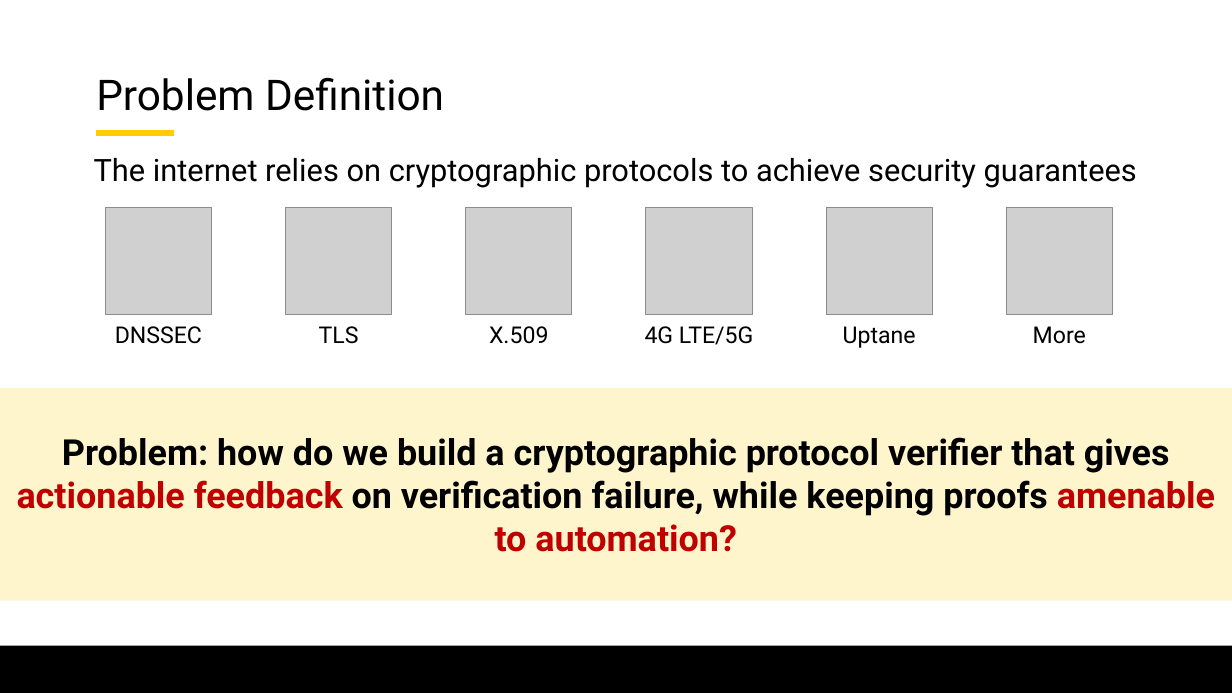
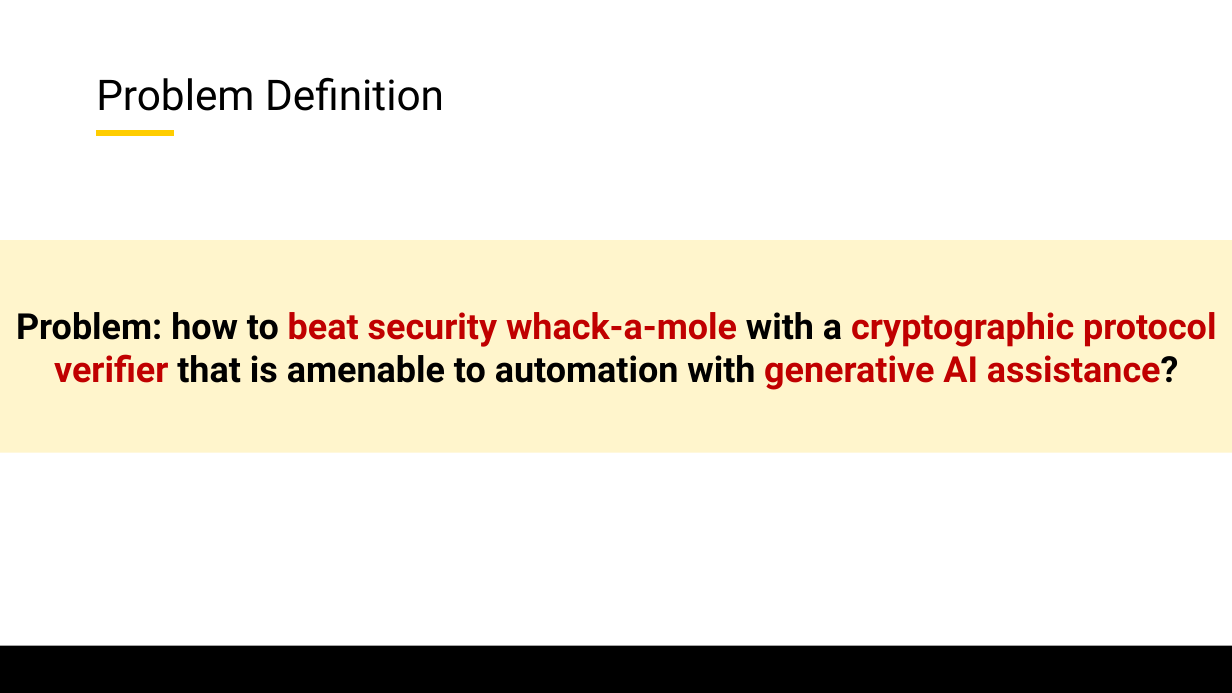
Before and after one commit to lorchrob/graduate_research_symposium, a slide deck: slide 10 of symposium_slides.pptx (slide 4 before the commit). Drawn at 1232x693 pixels with LibreOffice and Linux fonts; fonts in the diff are those of the drawing; grey boxes stand for pictures; background and template pictures are left out. Boxes give left, top, right and bottom in pixels: in the first picture for what was removed or moved away, otherwise in the second. Text is boxed around its words. In the diff, an @@ line names an element or a change of style, - is before the commit and + after.

Commit message:
Work on slides

```diff
--- a/symposium_slides.pptx
+++ b/symposium_slides.pptx
@@ text removed at (94, 158, 1137, 188) @@
-The internet relies on cryptographic protocols to achieve security guarantees
@@ picture removed at (105, 208, 212, 314) @@
@@ picture removed at (286, 208, 392, 314) @@
@@ picture removed at (466, 208, 572, 314) @@
@@ picture removed at (646, 208, 752, 314) @@
@@ picture removed at (826, 208, 933, 314) @@
@@ picture removed at (1006, 208, 1113, 314) @@
@@ rectangle "Problem: how to beat security ...": place and size @@
-rectangle "Problem: how to beat security ..." at (0, 388, 1232, 601)
+rectangle "Problem: how to beat security ..." at (0, 240, 1232, 453)
@@ text in rectangle at (16, 312, 1216, 390): text changed; text colour #000000 to #C00000 @@
-Problem: how do we build a cryptographic protocol verifier that gives actionable feedback on verification failure, while keeping proofs amenable to automation?
+Problem: how to beat security whack-a-mole with a cryptographic protocol verifier that is amenable to automation with generative AI assistance?
@@ text removed at (115, 326, 202, 344) @@
-DNSSEC
@@ text removed at (319, 326, 359, 344) @@
-TLS
@@ text removed at (489, 326, 548, 344) @@
-X.509
@@ text removed at (645, 326, 753, 345) @@
-4G LTE/5G
@@ text removed at (843, 326, 916, 348) @@
-Uptane
@@ text removed at (1033, 326, 1086, 344) @@
-More
```
Also in this commit, not shown: 36 other slides changed, 28 slides added.
